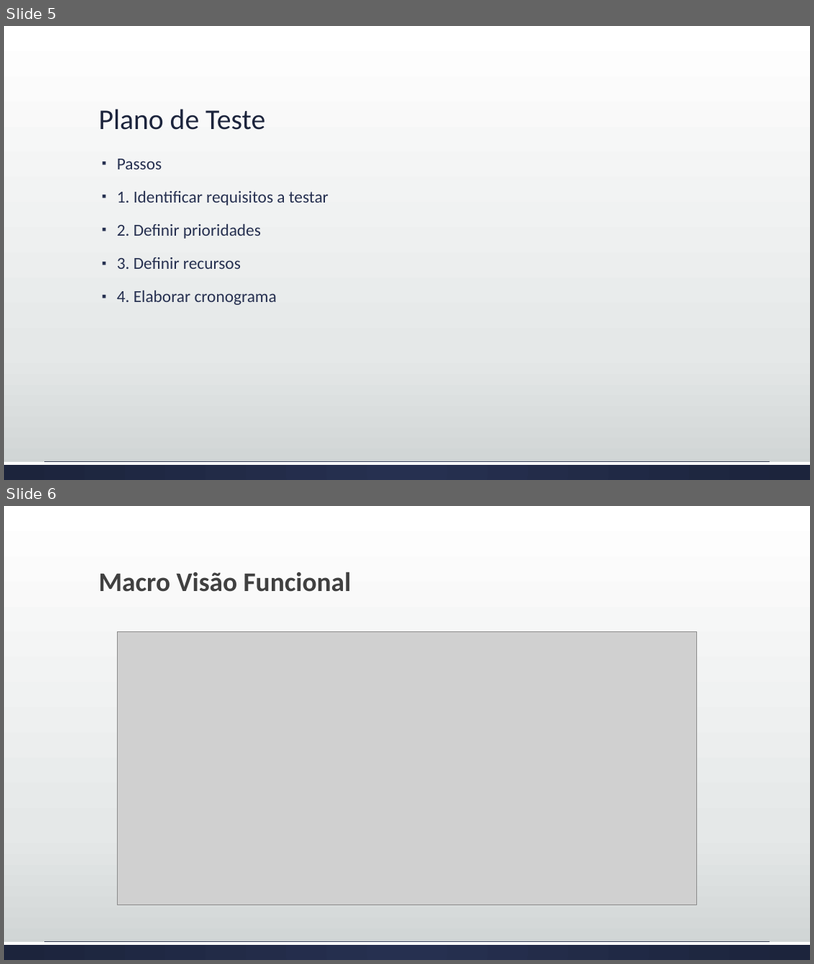
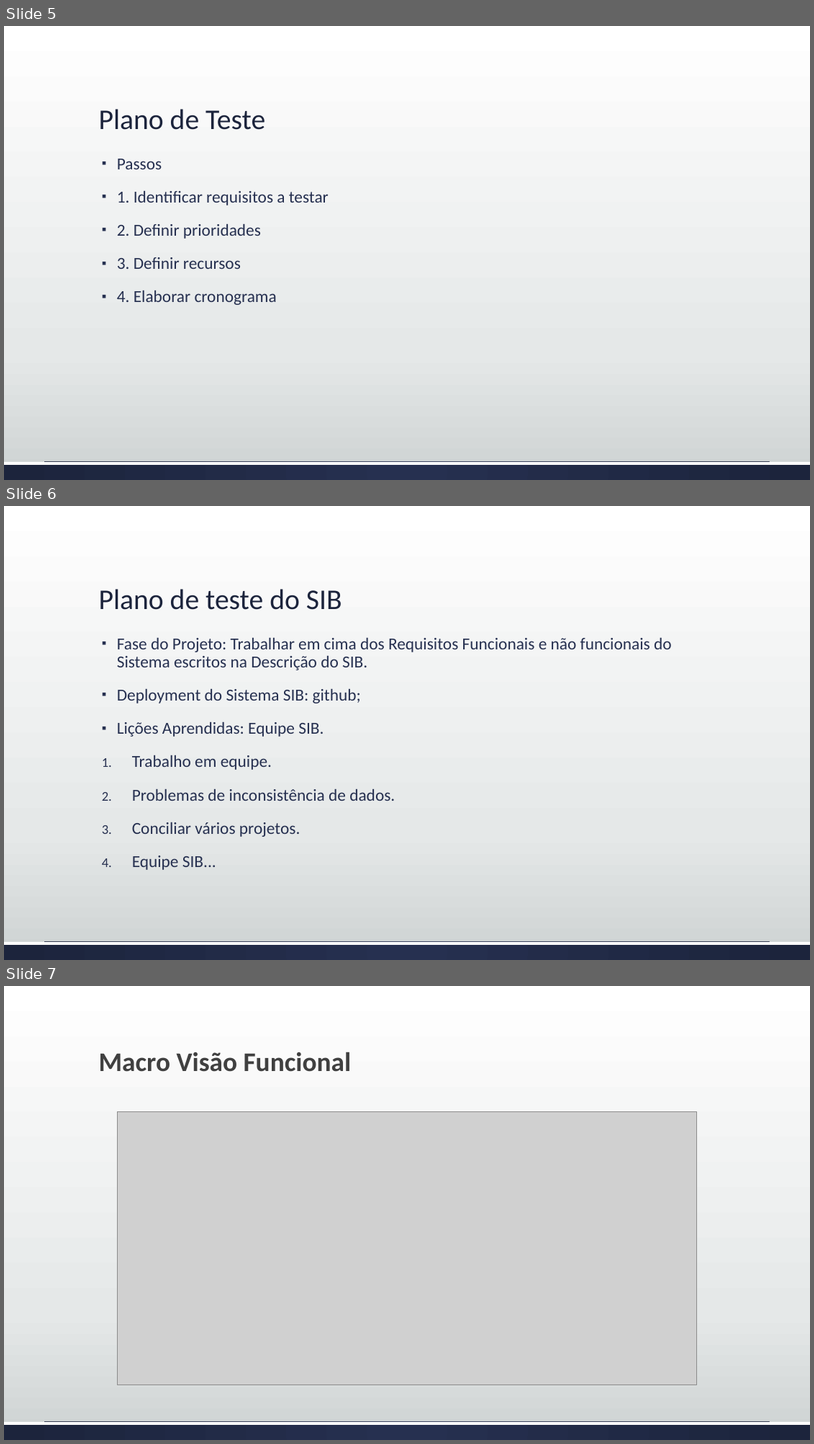
Before and after one commit to josimarpe/SIB, a slide deck: Requisitos/Plano de Projeto 1.pptx. Shown one above the other, each under a label of ours: slides 5 and 6 before the commit, slides 5, 6 and 7 after it. The pictures are 814x964 and 814x1444 pixels, drawn with LibreOffice and Linux fonts; fonts in the diff are those of the drawing; grey boxes stand for pictures. Boxes give left, top, right and bottom in pixels: in the first picture for what was removed or moved away, otherwise in the second. Text is boxed around its words. In the diff, an @@ line names an element or a change of style, - is before the commit and + after.

```diff
--- a/Requisitos/Plano de Projeto 1.pptx
+++ b/Requisitos/Plano de Projeto 1.pptx
@@ slide 6 added at (x1=4, y1=506, x2=810, y2=960), background gradient #FFFFFF to #E5E8E8 to #CDD2D2; not listed: 2 template elements that a slide beside it also shows @@
@@ title added at (x1=99, y1=589, x2=342, y2=610), 34 pt, text #1D243C @@
+Plano de teste do SIB
@@ text added at (x1=117, y1=637, x2=672, y2=870), 20 pt, text #263050 @@
+▪ Fase do Projeto: Trabalhar em cima dos Requisitos Funcionais e não funcionais do Sistema escritos na Descrição do SIB.
+▪ Deployment do Sistema SIB: github;
+▪ Lições Aprendidas: Equipe SIB.
+1. Trabalho em equipe.
+2. Problemas de inconsistência de dados.
+3. Conciliar vários projetos.
+4. Equipe SIB...
@@ what was slide 6 is now slide 7 @@
```
Also in this commit, not shown: 2 slides changed.
